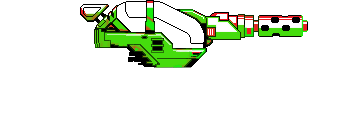
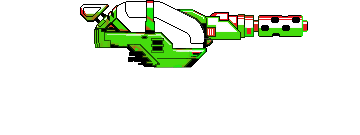
Before/after of a 360 x 135 layered artwork. What changed in the layer stack:
moved "Layer 5" above "Layer 8", painted on it over [176, 9, 213, 41]
added layer "Layer 7" above "chassis" over [176, 9, 213, 41]
